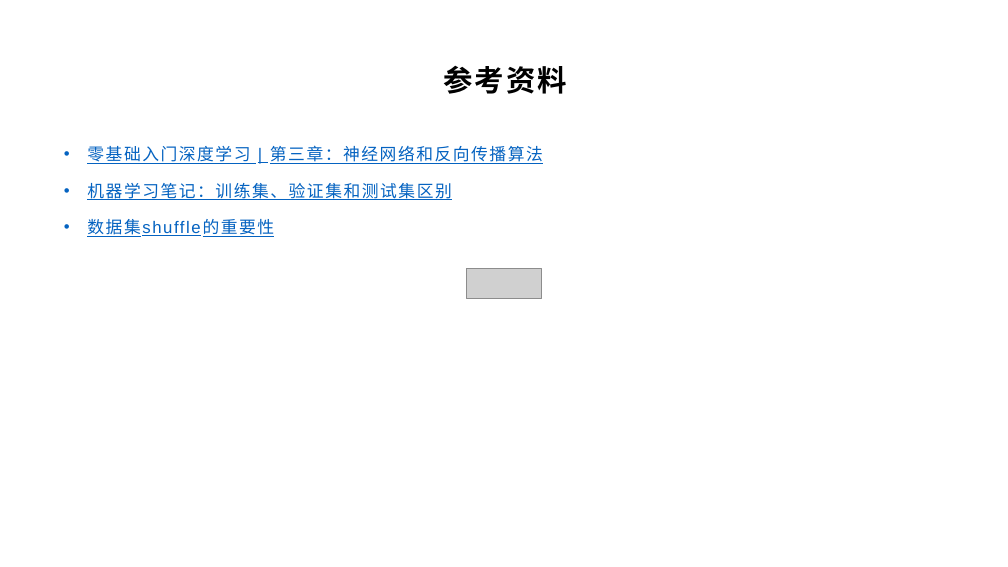
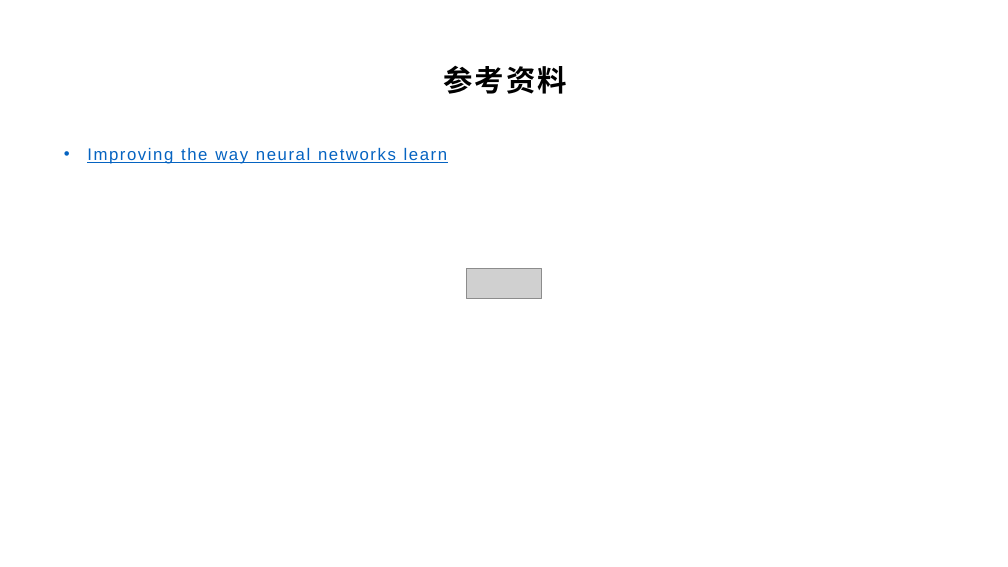
Before and after one commit to yyc-git/DeepLearningEdu, a slide deck: slide 27 of lessons/6_softmax/ppt/使用交叉熵损失函数和Softmax激活函数.pptx (slide 29 before the commit). Drawn at 1008x567 pixels with LibreOffice and Linux fonts; fonts in the diff are those of the drawing; grey boxes stand for pictures; background and template pictures are left out. Boxes give left, top, right and bottom in pixels: in the first picture for what was removed or moved away, otherwise in the second. Text is boxed around its words. In the diff, an @@ line names an element or a change of style, - is before the commit and + after.

```diff
--- a/lessons/6_softmax/ppt/使用交叉熵损失函数和Softmax激活函数.pptx
+++ b/lessons/6_softmax/ppt/使用交叉熵损失函数和Softmax激活函数.pptx
@@ text at (87, 148, 447, 164): text changed @@
-• 零基础入门深度学习 | 第三章：神经网络和反向传播算法
-• 机器学习笔记：训练集、验证集和测试集区别
-• 数据集shuffle的重要性
+• Improving the way neural networks learn
```
Also in this commit, not shown: 11 other slides changed, 9 slides added, 11 slides removed, 1 other file.
